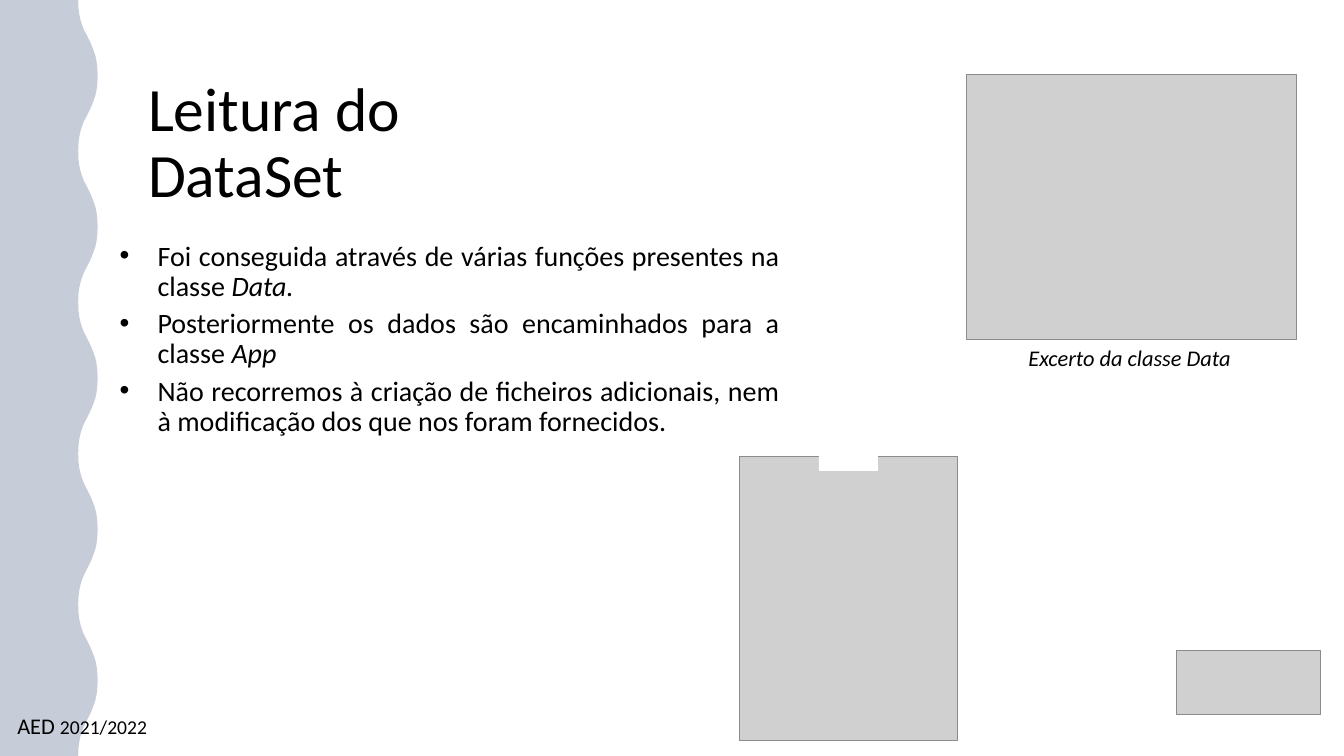
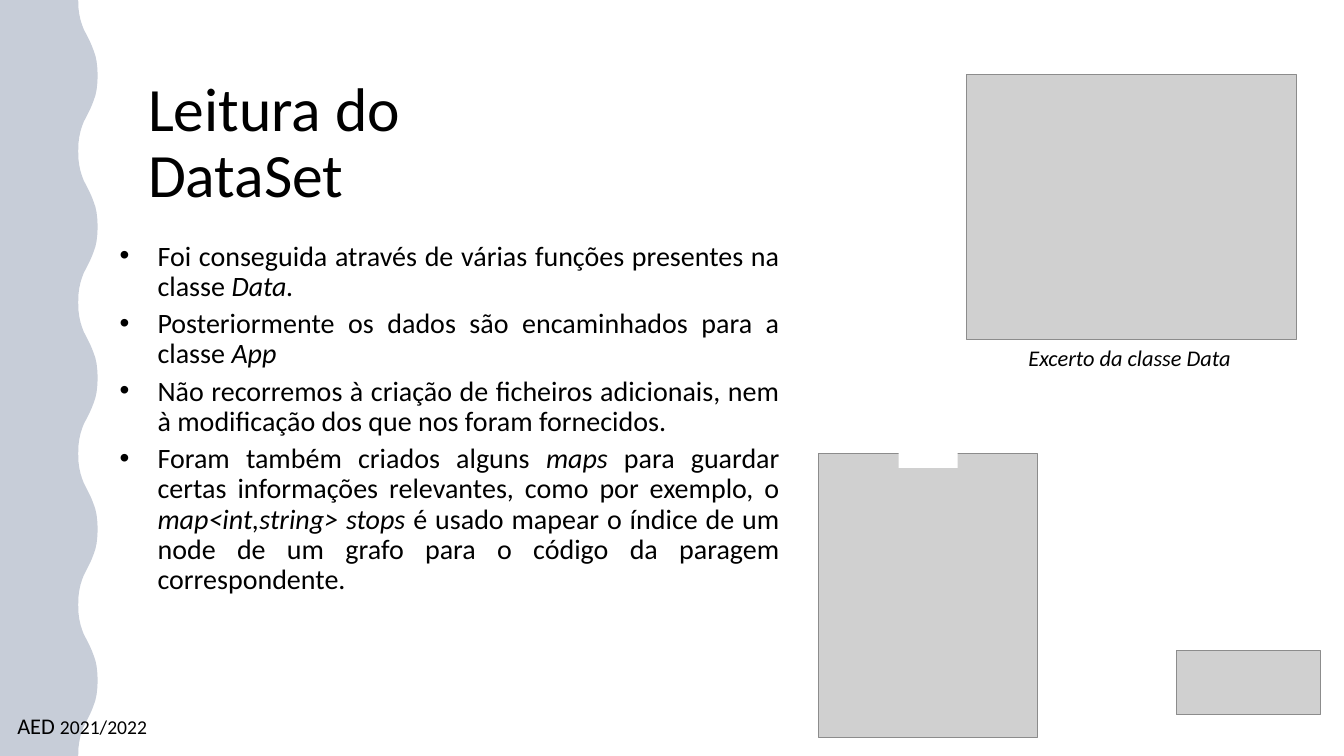
Before and after one commit to TiagoBranquinho/AED-Graphs, a slide deck: slide 3 of Grafosppt.pptx. Drawn at 1344x756 pixels with LibreOffice and Linux fonts; fonts in the diff are those of the drawing; grey boxes stand for pictures. Boxes give left, top, right and bottom in pixels: in the first picture for what was removed or moved away, otherwise in the second. Text is boxed around its words. In the diff, an @@ line names an element or a change of style, - is before the commit and + after.

```diff
--- a/Grafosppt.pptx
+++ b/Grafosppt.pptx
@@ text at box(158, 448, 780, 594): paragraph added @@
+  • Foram também criados alguns maps para guardar certas informações relevantes, como por exemplo, o map<int,string> stops é usado mapear o índice de um node de um grafo para o código da paragem correspondente.
@@ rectangle: place and size @@
-rectangle at box(819, 431, 878, 471)
+rectangle at box(898, 427, 958, 468)
@@ picture: place and size @@
-picture at box(739, 457, 958, 741)
+picture at box(819, 454, 1037, 738)
```
Also in this commit, not shown: 2 other slides changed, 2 slides added.
